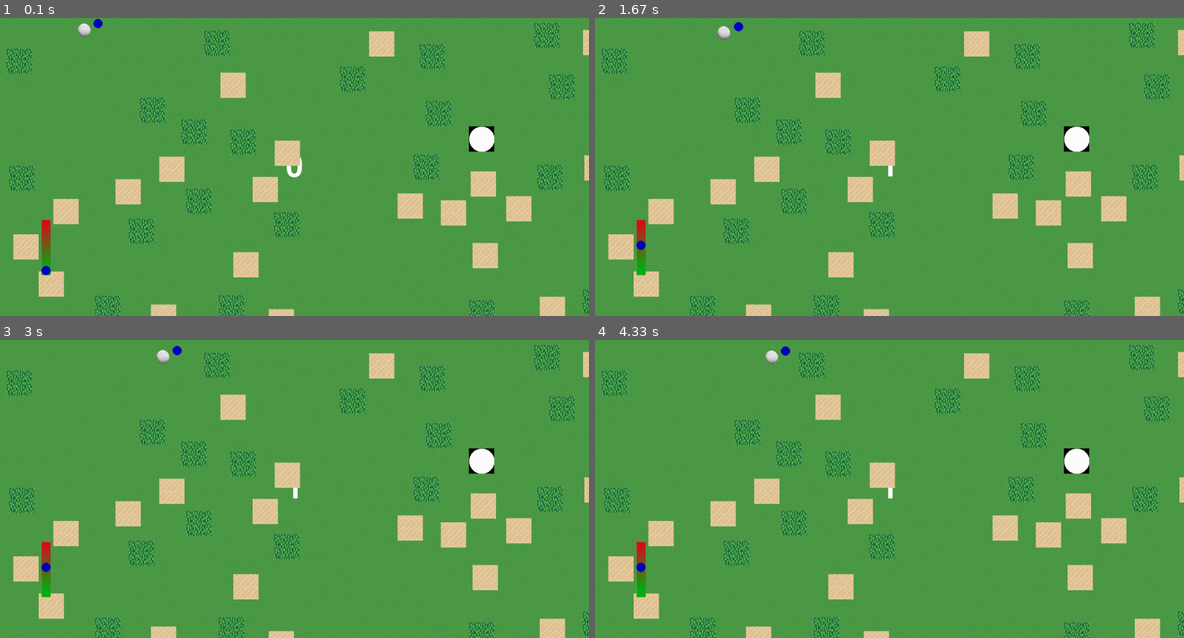
Above: before the commit, frames 1-4 (two rows, left to right).
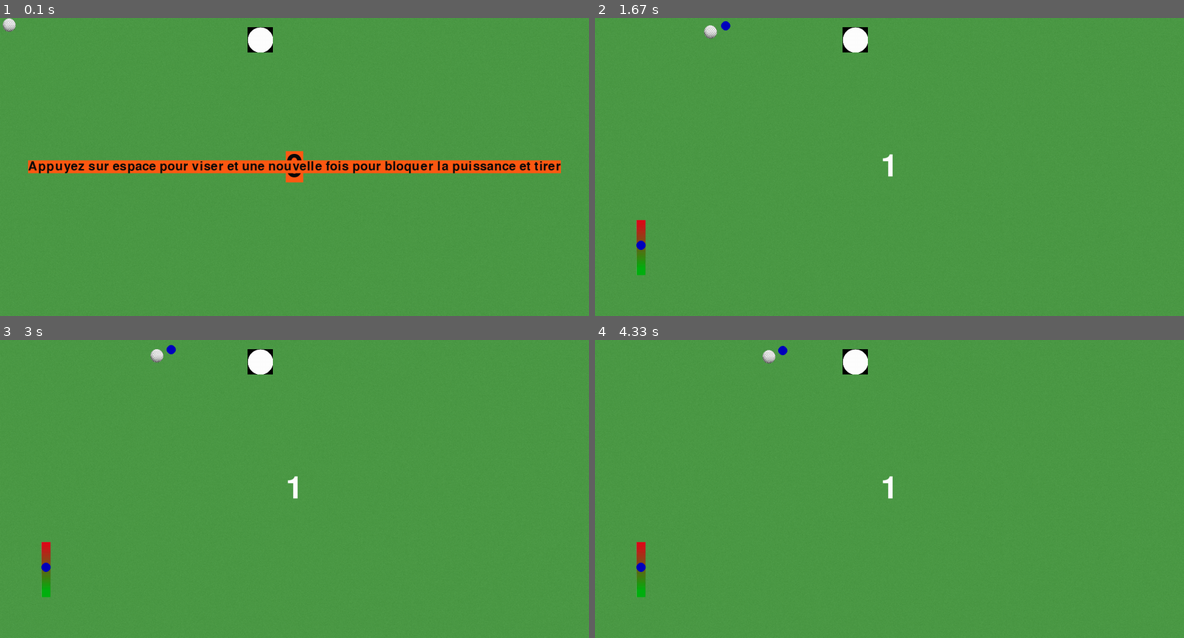
Above: after the commit, the same moments.

Repository: bluesun-pixel/projet-pygame
Game: pygame game, started from main.py
Two runs of this game, one before a commit and one after it. Both use one fixed random seed, a clock stepped at 60 frames per second and the inputs below.
Inputs:
- Up to frame 1 (0.1 s): no input
- Up to frame 2 (1.67 s): tap Space at 0.33, 0.73, 1.03, 1.23 s
- Up to frame 3 (3 s): no input
- Up to frame 4 (4.33 s): no input

The runs differ from the first frame. In frame 1, 15% of the frame differs, in the area x 0-100%, y 0-100%; in frame 2, 11%; in frame 3, 11%; in frame 4, 11%.

Commit message:
ecran de début et fin

Diff:
--- a/main.py
+++ b/main.py
@@ -1,9 +1,13 @@
 # <editor-fold desc="Initialisation et variables générales">
+from types import NoneType
+
 import pygame
 from pygame.locals import *
 import math
 import random
 from random import randint
+
+game_state = -2 #gère l'action actuelle --> visée = 0, force = 1, mouvement = 2
 
 # Initialisation de pygame et de la fenêtre de jeu
 pygame.init()
@@ -228,6 +232,7 @@
 
     def collision(self):
         print("Fin du jeu!")
+        return  -1
 
 
 # </editor-fold>
@@ -237,14 +242,14 @@
 NOMBRE_DE_POINTS = 70
 PHI = 1.618
 RAYON = 350
-NOMBRE_ARBRES = 20
-NOMBRE_BUNKERS = 20
+NOMBRE_ARBRES = 0
+NOMBRE_BUNKERS = 0
 DISTANCE_MINIMUM_TEE_DRAPEAU = 100
 VITESSE_ANGULAIRE = .002
 FORCE_MINIMUM = 1
 
 points = poisson_disc_sampling(90, 649, 1280, 50)
-game_state = 0 #gère l'action actuelle --> visée = 0, force = 1, mouvement = 2
+
 alpha = 0
 hauteur_force = 50
 direction_aléatoire = [0, 0]
@@ -320,84 +325,103 @@
 
 # </editor-fold>
 
-
+texte_1 = ajouter_texte(None, 40, "Appuyez sur espace pour viser et une nouvelle fois pour bloquer la puissance et tirer")
 # <editor-fold desc="Boucle de jeu">
 while continuer:
     fenetre.fill((0, 0, 0))
     liste_sprite.draw(fenetre)
-
-    if game_state == 2 and balle_golf.vitesse == 0:
-        direction_aléatoire = [0, 0]
-        force_aléatoire = 0
-        game_state = 0
-
-    balle_sprite.rect.x = balle_golf.balle_x
-    balle_sprite.rect.y = balle_golf.balle_y
-
-    balle_golf.deplacer_balle()
-
-
-    fenetre.blit(image_puissance, position_barre)
-
-
-
-    hit_list = pygame.sprite.spritecollide(balle_sprite, obstacles, False)
-
-    if len(hit_list) > 0:
-        print("Collision detectée")
-
-        if type(hit_list[0]) == Arbre:
-            hit_list[0].collision(balle_golf, hit_list[0])
-            print("C'est un arbre !")
-        if type(hit_list[0]) == Bunker:
-            hit_list[0].collision(balle_golf)
-
-            print("C'est un bunker !")
-        if type(hit_list[0]) == Drapeau:
-            print("collision drapeau")
-            hit_list[0].collision()
-
-    match game_state:
-        case 0:
-            if alpha < 360:
-                alpha += VITESSE_ANGULAIRE
-            else:
-                alpha = 0
-
-            visee_x = math.cos(alpha)
-            visee_y = math.sin(alpha)
-
-            direction_aléatoire = [visee_x, visee_y]
-        case 1:
-            force_y = 0
-
-            if alpha < 360:
-                force_y = math.sin(alpha)
-                alpha += VITESSE_ANGULAIRE
-            else:
-                alpha = 0
-
-            force_aléatoire = (force_y + 1) / 2
-
-    pygame.draw.circle(fenetre, (0, 0, 190), (balle_golf.balle_x + direction_aléatoire[0] * 50, balle_golf.balle_y + direction_aléatoire[1] * 50), 10)
-    pygame.draw.circle(fenetre, (0, 0, 190), (fenetre.get_rect().bottomleft[0] + 100, fenetre.get_rect().bottomleft[1] - hauteur_force * force_aléatoire * 2 + 1 - 100), 10)
-
-    police = pygame.font.Font(None, 100)
-    compteur.image = police.render(f"{nombre_de_tirs}", 1, (255, 255, 255))
-
-    pygame.display.flip()
-
-    for event in pygame.event.get():
-        if event.type == QUIT:
-            continuer = False
-        elif event.type == pygame.KEYUP:
-            if event.key == K_SPACE:
-                if game_state < 3:
-                    if game_state == 1:
-
-                        balle_golf.direction = direction_aléatoire
-                        balle_golf.vitesse = FORCE_MINIMUM + force_aléatoire * 2.7
-                        nombre_de_tirs += 1
-
-                    game_state += 1
-# </editor-fold>
+    if game_state >= 0:
+        if game_state == 2 and balle_golf.vitesse == 0:
+            direction_aléatoire = [0, 0]
+            force_aléatoire = 0
+            game_state = 0
+
+        balle_sprite.rect.x = balle_golf.balle_x
+        balle_sprite.rect.y = balle_golf.balle_y
+
+        balle_golf.deplacer_balle()
+
+
+        fenetre.blit(image_puissance, position_barre)
+
+
+
+        hit_list = pygame.sprite.spritecollide(balle_sprite, obstacles, False)
+
+        if len(hit_list) > 0:
+            print("Collision detectée")
+
+            if type(hit_list[0]) == Arbre:
+                hit_list[0].collision(balle_golf, hit_list[0])
+                print("C'est un arbre !")
+            if type(hit_list[0]) == Bunker:
+                hit_list[0].collision(balle_golf)
+
+                print("C'est un bunker !")
+            if type(hit_list[0]) == Drapeau:
+                print("collision drapeau")
+                game_state = hit_list[0].collision()
+
+        match game_state:
+            case 0:
+                if alpha < 360:
+                    alpha += VITESSE_ANGULAIRE
+                else:
+                    alpha = 0
+
+                visee_x = math.cos(alpha)
+                visee_y = math.sin(alpha)
+
+                direction_aléatoire = [visee_x, visee_y]
+            case 1:
+                force_y = 0
+
+                if alpha < 360:
+                    force_y = math.sin(alpha)
+                    alpha += VITESSE_ANGULAIRE
+                else:
+                    alpha = 0
+
+                force_aléatoire = (force_y + 1) / 2
+
+        pygame.draw.circle(fenetre, (0, 0, 190), (balle_golf.balle_x + direction_aléatoire[0] * 50, balle_golf.balle_y + direction_aléatoire[1] * 50), 10)
+        pygame.draw.circle(fenetre, (0, 0, 190), (fenetre.get_rect().bottomleft[0] + 100, fenetre.get_rect().bottomleft[1] - hauteur_force * force_aléatoire * 2 + 1 - 100), 10)
+
+        police = pygame.font.Font(None, 100)
+        compteur.image = police.render(f"{nombre_de_tirs}", 1, (255, 255, 255))
+
+        pygame.display.flip()
+
+        for event in pygame.event.get():
+            if event.type == QUIT:
+                continuer = False
+            elif event.type == pygame.KEYUP:
+                if event.key == K_SPACE:
+                    if game_state < 3:
+                        if game_state == 1:
+
+                            balle_golf.direction = direction_aléatoire
+                            balle_golf.vitesse = FORCE_MINIMUM + force_aléatoire * 2.7
+                            nombre_de_tirs += 1
+
+                        game_state += 1
+    elif game_state == -1:
+        texte_3 = ajouter_texte(None, 100, f"Fin du jeu, Bravo !!")
+        texte_4 = ajouter_texte(None, 100, f"Vous avez fait : {nombre_de_tirs} tirs")
+        texte_4.rect.centery +=100
+        pygame.display.flip()
+        for event in pygame.event.get():
+            if event.type == QUIT:
+                continuer = False
+    elif game_state == -2:
+
+        pygame.display.flip()
+        for event in pygame.event.get():
+            if event.type == KEYUP:
+                if event.key == K_SPACE:
+                    liste_sprite.remove(texte_1)
+                    game_state = 0
+            if event.type == QUIT:
+                continuer = False
+
+# </editor-fold>
